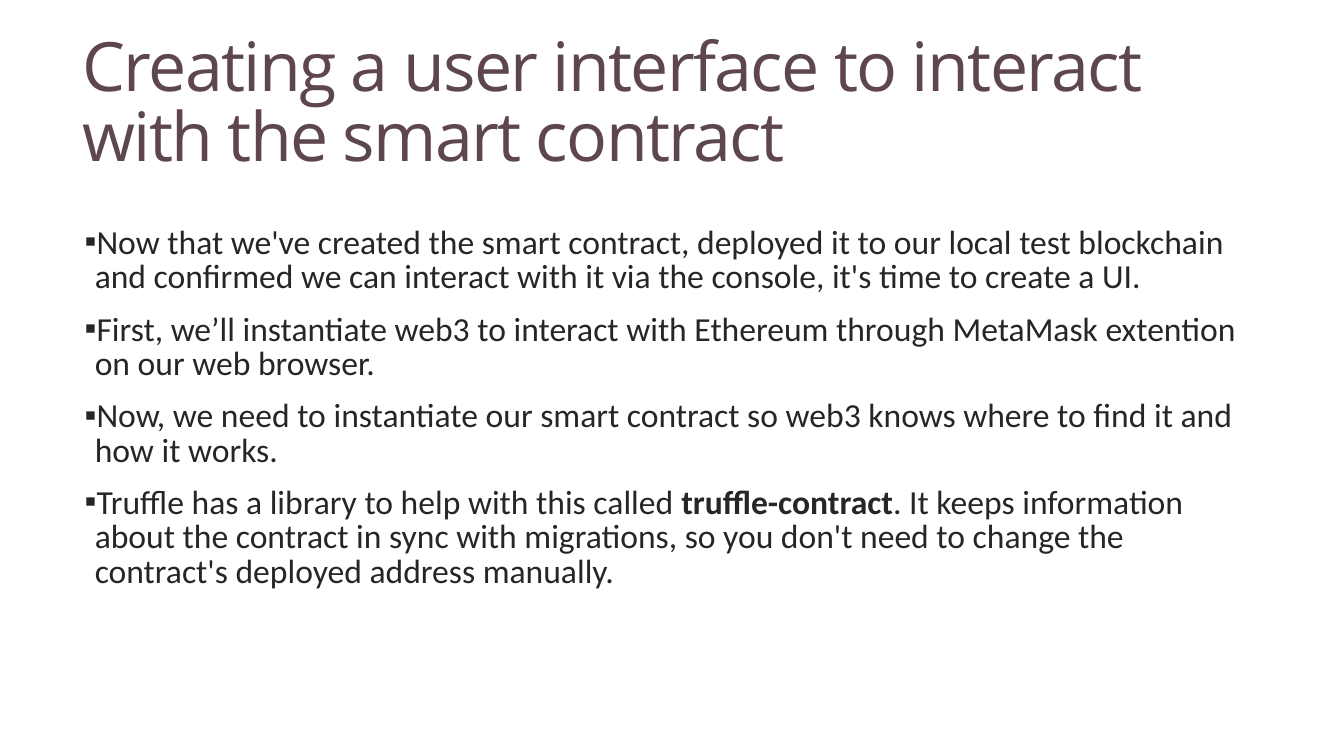
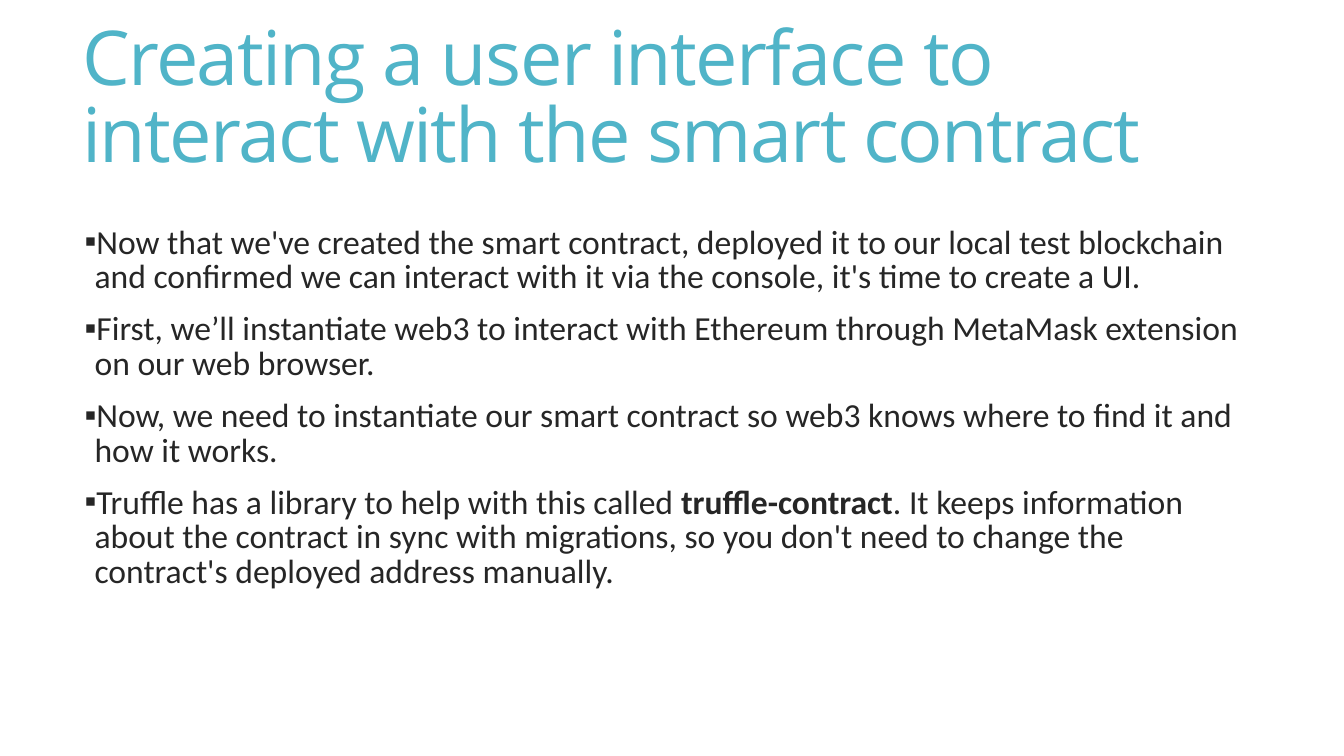
Before and after one commit to PalaashA/POC-Blockchain, a slide deck: slide 16 of Presentations/POC Blockchain 6th sem.pptx. Drawn at 1344x756 pixels with LibreOffice and Linux fonts; fonts in the diff are those of the drawing. Boxes give left, top, right and bottom in pixels: in the first picture for what was removed or moved away, otherwise in the second. Text is boxed around its words. In the diff, an @@ line names an element or a change of style, - is before the commit and + after.

```diff
--- a/Presentations/POC Blockchain 6th sem.pptx
+++ b/Presentations/POC Blockchain 6th sem.pptx
@@ text "Creating a user interface to ..." at box(82, 27, 1141, 163): size 48.6 to 54 pt, text colour #5E464D to #50B4C8 @@
@@ text at box(95, 316, 1237, 376): text changed @@
-▪ First, we’ll instantiate web3 to interact with Ethereum through MetaMask extention on our web browser.
+▪ First, we’ll instantiate web3 to interact with Ethereum through MetaMask extension on our web browser.
```
Also in this commit, not shown: 17 other slides changed, 1 other file.
